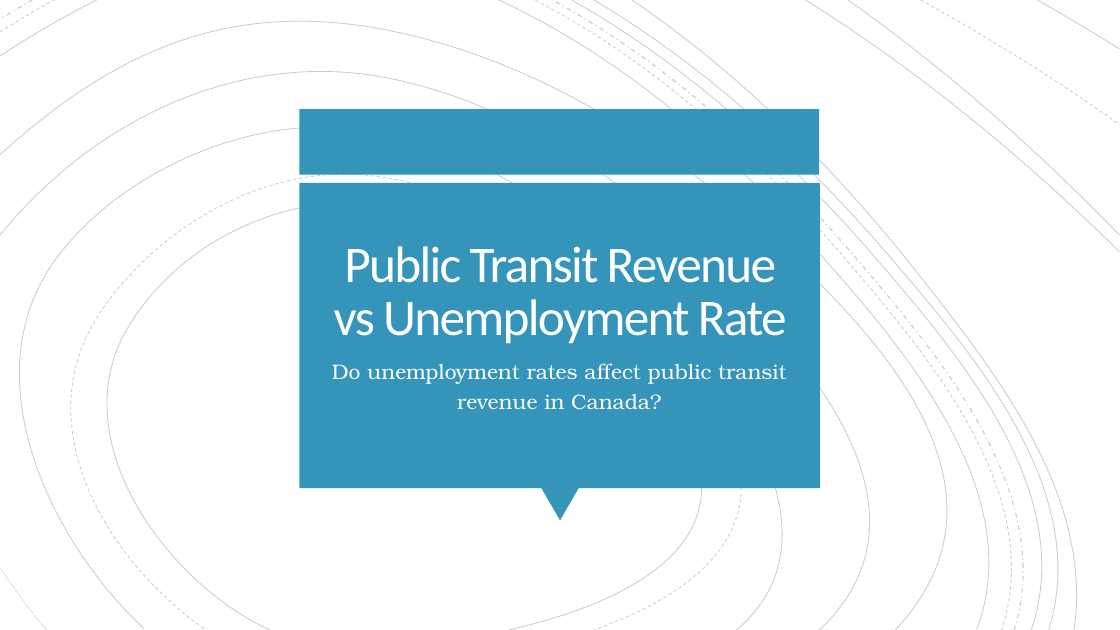
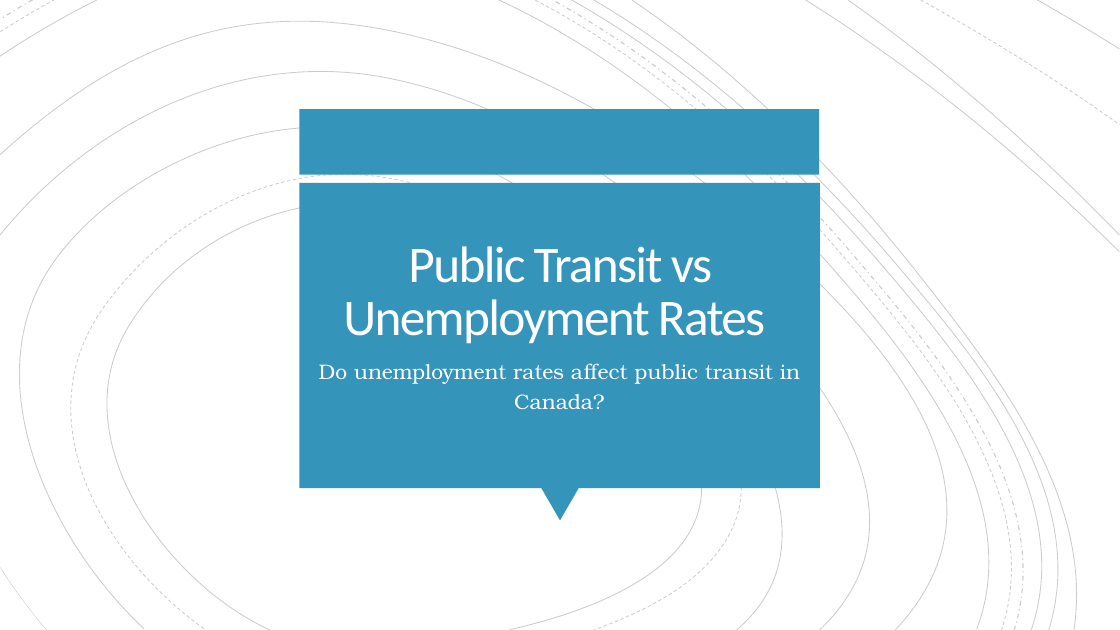
Before and after one commit to Cadeem-M/Project-1-Unemployment, a slide deck: slide 13 of Unemployment Analysis Presentation - Group 2.pptx. Drawn at 1120x630 pixels with LibreOffice and Linux fonts; fonts in the diff are those of the drawing. Boxes give left, top, right and bottom in pixels: in the first picture for what was removed or moved away, otherwise in the second. Text is boxed around its words. In the diff, an @@ line names an element or a change of style, - is before the commit and + after.

```diff
--- a/Unemployment Analysis Presentation - Group 2.pptx
+++ b/Unemployment Analysis Presentation - Group 2.pptx
@@ title at box(343, 246, 765, 344): text changed @@
-Public Transit Revenue vs Unemployment Rate
+Public Transit vs Unemployment Rates
@@ text at box(319, 363, 800, 410): text changed @@
-Do unemployment rates affect public transit revenue in Canada?
+Do unemployment rates affect public transit in Canada?
```
Also in this commit, not shown: 10 other slides changed, 4 slides added, 1 slide removed, 7 other files.
